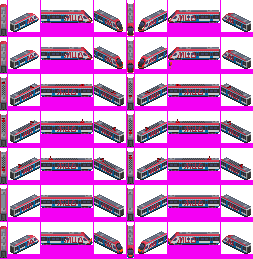
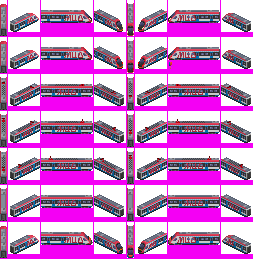
Layered file, before and after one edit (253 × 259). Changes by layer:
renamed "3.0 overlap" to "2.0&3.0 overlap", painted on it over (x1=85, y1=18, x2=175, y2=253)
renamed "0.0 head" to "head", painted on it over (x1=16, y1=12, x2=245, y2=31)
renamed "0.0 wag" to "wag", painted on it over (x1=16, y1=200, x2=245, y2=213)
renamed "0.0 head e" to "head e", painted on it over (x1=16, y1=50, x2=245, y2=68)
renamed "0.0 mot d" to "mot d", painted on it over (x1=16, y1=89, x2=245, y2=102)
renamed "0.0 mot" to "mot", painted on it over (x1=16, y1=126, x2=245, y2=139)
renamed "0.0 wag mot 2" to "wag mot 2", painted on it over (x1=16, y1=163, x2=245, y2=176)
renamed "0.0 head fake" to "head fake", painted on it over (x1=16, y1=234, x2=245, y2=253)
